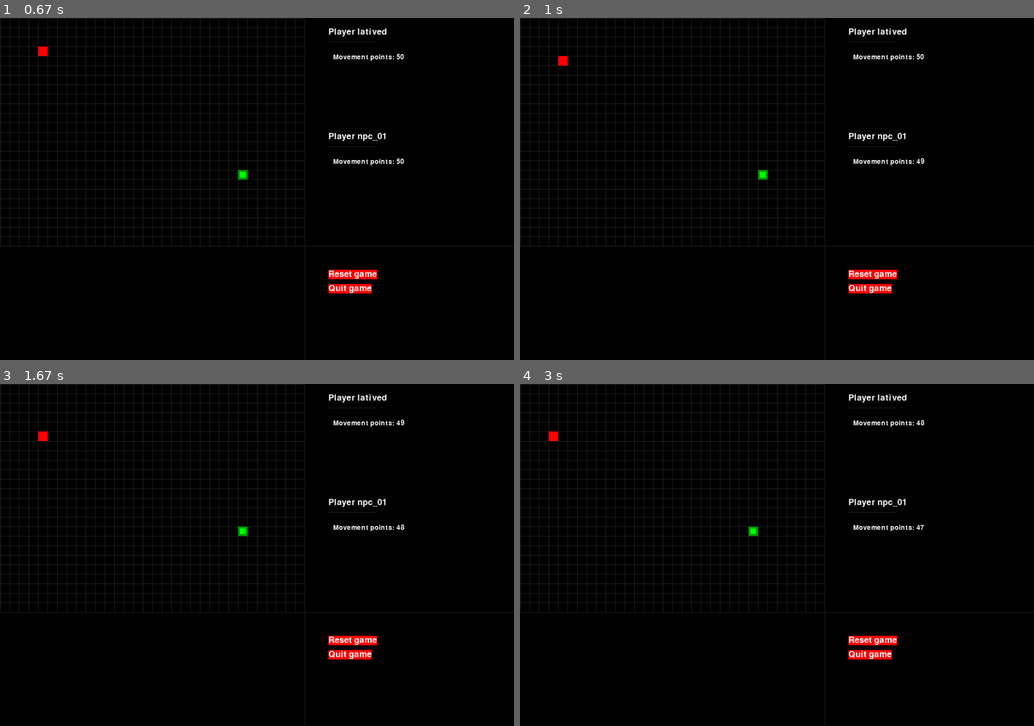
Above: before the commit, frames 1-4 (two rows, left to right).
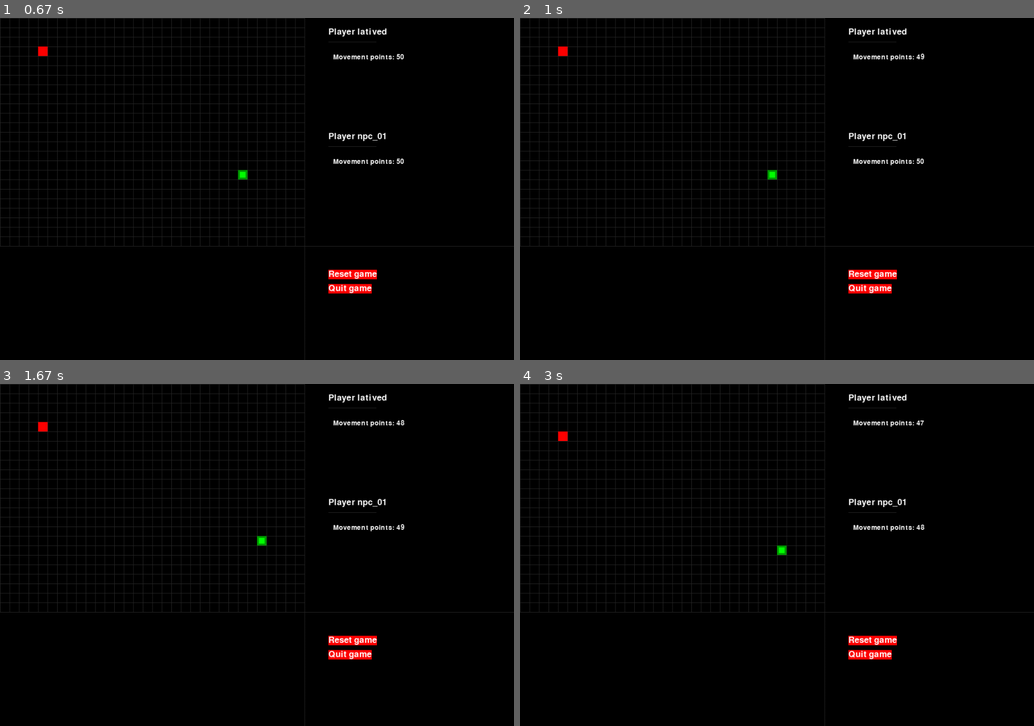
Above: after the commit, the same moments.

Repository: latived/ia2-p1
Game: pygame game, started from game.py
Same seed, same stepped clock (60 frames per second), same inputs: the game is played once before the commit and once after it.
Inputs:
- Up to frame 1 (0.67 s): tap Enter at 0.33 s
- Up to frame 2 (1 s): hold Right from 0.67 s (still down)
- Up to frame 3 (1.67 s): release Right at 1.13 s; hold Up 1.17-1.47 s; hold W 1.17-1.47 s; hold Right from 1.5 s (still down); hold D from 1.5 s (still down)
- Up to frame 4 (3 s): release Right at 2.03 s; release D at 2.03 s; hold Left 2.07-2.73 s; hold A 2.07-2.73 s; hold Down from 2.77 s (still down); hold S from 2.77 s (still down)

Frame 1 is identical in both runs. In frame 2, 0.3% of the frame differs, in the area x 7-79%, y 8-48%; in frame 3, 0.2%; in frame 4, 0.2%.

Commit message:
Fixed turn passing without any movement at game start.

Diff:
--- a/game.py
+++ b/game.py
@@ -87,22 +87,23 @@
                     elif event.key == K_ESCAPE:
                         terminate()
 
+        if gameStarted:
+            # TODO: put this print below in a log section at game window
+            # TODO: move again if the chosen move wasn't valid (ie, would pass the board edges)
+            if dotTurn:
+                # move the dot in the direction it is moving, obviously
+                if move(direction, dotPlayer.position):  # only false at first game start
+                    dotPlayer.movement_points -= 1
+                print("{}: ({}, {})".format(dotPlayer.name, dotPlayer.position['x'], dotPlayer.position['y']))
+            else:
+                move(getRandomDirection(), npcPlayer.position)
+                npcPlayer.movement_points -= 1
+                print("{}: ({}, {})".format(npcPlayer.name, npcPlayer.position['x'], npcPlayer.position['y']))
+
+            # change turn
+            dotTurn = not dotTurn
+
         gameStarted = True  # not necessary anymore after the game starts
-
-        # TODO: put this print below in a log section at game window
-        # TODO: move again if the chosen move wasn't valid (ie, would pass the board edges)
-        if dotTurn:
-            # move the dot in the direction it is moving, obviously
-            if move(direction, dotPlayer.position):  # only false at first game start
-                dotPlayer.movement_points -= 1
-            print("{}: ({}, {})".format(dotPlayer.name, dotPlayer.position['x'], dotPlayer.position['y']))
-        else:
-            move(getRandomDirection(), npcPlayer.position)
-            npcPlayer.movement_points -= 1
-            print("{}: ({}, {})".format(npcPlayer.name, npcPlayer.position['x'], npcPlayer.position['y']))
-
-        # change turn
-        dotTurn = not dotTurn
 
         DISPLAYSURF.fill(BGCOLOR)
         drawGrid()
